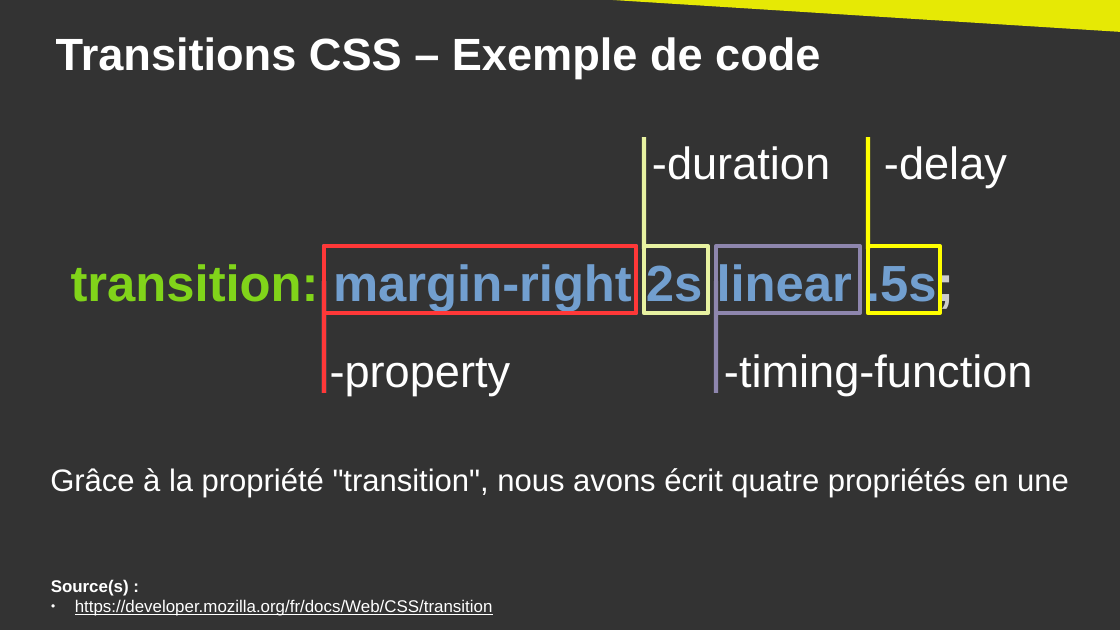
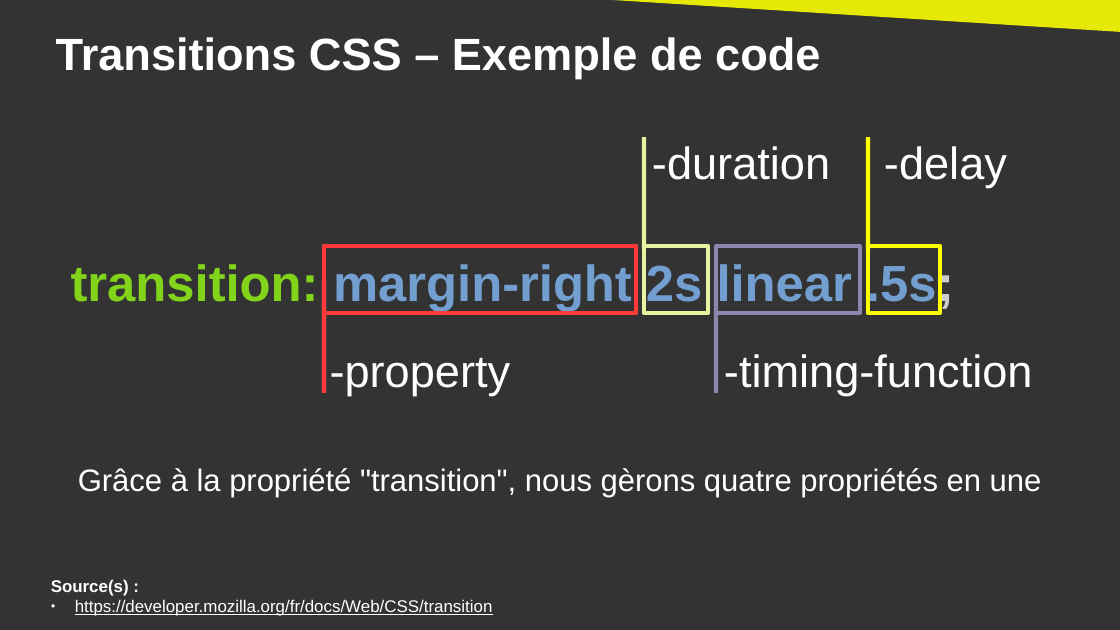
Before and after one commit to DanYellow/cours, a slide deck: slide 21 of integration-web-s2/travaux-pratiques/numero-2/presentation.odp. Drawn at 1120x630 pixels with LibreOffice and Linux fonts; fonts in the diff are those of the drawing. Boxes give left, top, right and bottom in pixels: in the first picture for what was removed or moved away, otherwise in the second. Text is boxed around its words. In the diff, an @@ line names an element or a change of style, - is before the commit and + after.

```diff
--- a/integration-web-s2/travaux-pratiques/numero-2/presentation.odp
+++ b/integration-web-s2/travaux-pratiques/numero-2/presentation.odp
@@ text at [78,468,1042,498]: text changed @@
-Grâce à la propriété "transition", nous avons écrit quatre propriétés en une
+Grâce à la propriété "transition", nous gèrons quatre propriétés en une
```
Also in this commit, not shown: 9 other slides changed, 1 other file.
